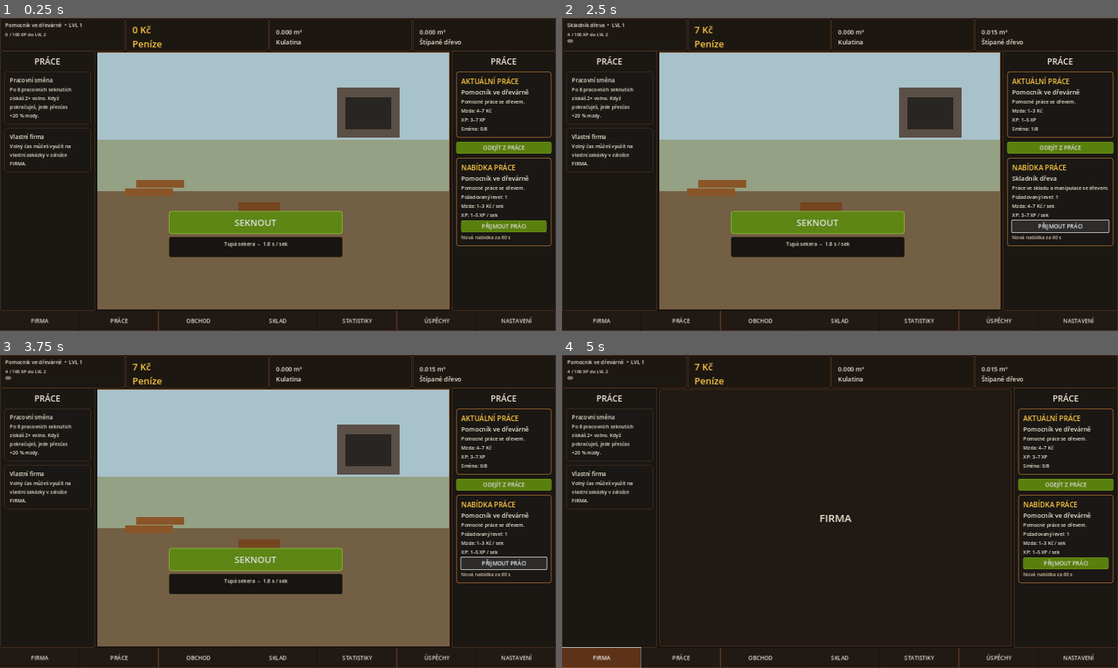
Above: before the commit, frames 1-4 (two rows, left to right).
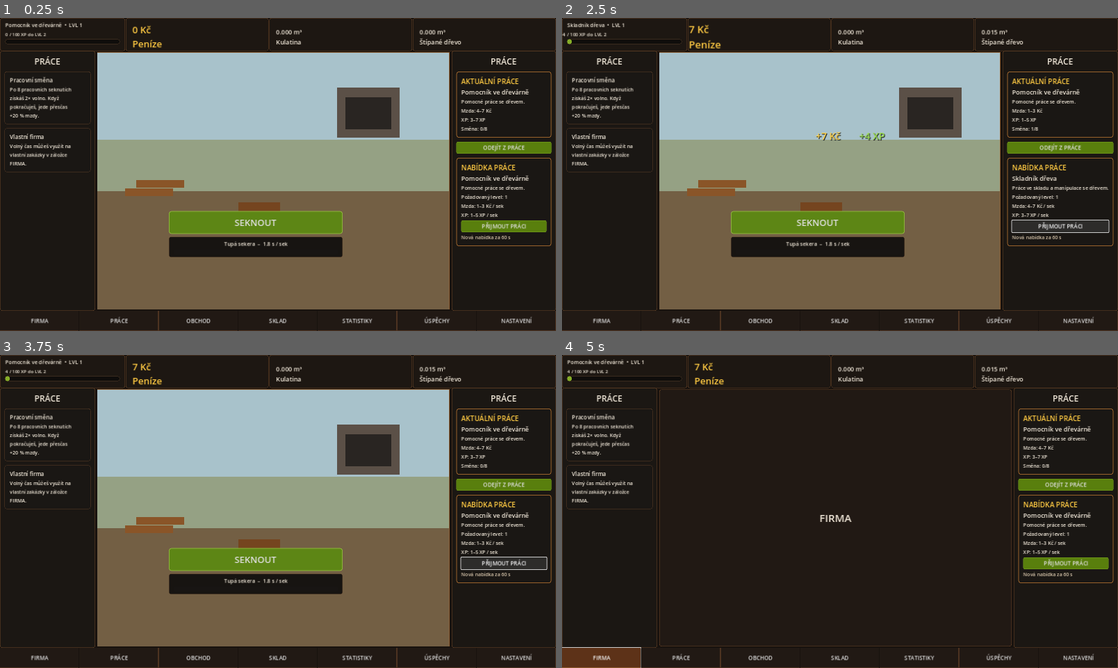
Above: after the commit, the same moments.

Repository: welewan-code/Lumberjack-John
Game: Godot game, scene res://Main.tscn
Same seed, same stepped clock (60 frames per second), same inputs: the game is played once before the commit and once after it.
Inputs:
- Up to frame 1 (0.25 s): no input
- Up to frame 2 (2.5 s): click "SEKNOUT" at 0.5 s; click "ODEJÍT Z PRÁCE" at 1.25 s; click "PŘIJMOUT PRÁCI" at 2 s
- Up to frame 3 (3.75 s): click "ODEJÍT Z PRÁCE" at 2.75 s; click "PŘIJMOUT PRÁCI" at 3.5 s
- Up to frame 4 (5 s): click "FIRMA" at 4.25 s

The runs differ from the first frame. In frame 1, less than 0.1% of the frame differs, in the area x 0-22%, y 6-9%; in frame 2, 0.5%, in the area x 0-59%, y 2-40%; in frame 3, 0.1%; in frame 4, 0.1%.
Error in both runs: Left operand of 'is' is a previously freed instance. (res://work_rewards.gd:32)

Commit message:
Add chop animation, reward popups and XP progress styling

Diff:
--- a/work_rewards.gd
+++ b/work_rewards.gd
@@ -49,9 +49,12 @@
 	var main := get_tree().current_scene
 	if main == null:
 		return
+
 	reward_pending = true
 	var duration: float = float(main.call("axe_time"))
+	_play_chop_animation(main, duration)
 	await get_tree().create_timer(duration + 0.05).timeout
+
 	main = get_tree().current_scene
 	if main != null:
 		var state_value = main.get("state")
@@ -61,8 +64,10 @@
 			if not JOBS.has(job_id):
 				job_id = "helper"
 			var job: Dictionary = JOBS[job_id]
-			state["money"] = float(state.get("money", 0.0)) + randi_range(int(job["pay_min"]), int(job["pay_max"]))
-			state["xp"] = int(state.get("xp", 0)) + randi_range(int(job["xp_min"]), int(job["xp_max"]))
+			var pay: int = randi_range(int(job["pay_min"]), int(job["pay_max"]))
+			var xp_gain: int = randi_range(int(job["xp_min"]), int(job["xp_max"]))
+			state["money"] = float(state.get("money", 0.0)) + pay
+			state["xp"] = int(state.get("xp", 0)) + xp_gain
 			state["work_clicks"] = int(state.get("work_clicks", 0)) + 1
 			state["level"] = level_from_xp(int(state["xp"]))
 			main.set("state", state)
@@ -70,7 +75,94 @@
 			main.call("save_game")
 			_refresh_xp_bar(main)
 			_refresh_work_ui(main)
+			_spawn_reward_feedback(main, pay, xp_gain)
 	reward_pending = false
+
+func _play_chop_animation(main: Node, duration: float) -> void:
+	var player := _find_player_texture(main)
+	if player == null:
+		return
+
+	var prefix: String = "player_wood_"
+	var state_value = main.get("state")
+	if state_value is Dictionary and str((state_value as Dictionary).get("equipped_axe", "wooden")) == "sharpened":
+		prefix = "player_sharp_"
+
+	var frames: Array[Texture2D] = []
+	for i in range(1, 5):
+		var path: String = "res://assets/characters/%s%d.png" % [prefix, i]
+		if ResourceLoader.exists(path):
+			var resource := ResourceLoader.load(path)
+			if resource is Texture2D:
+				frames.append(resource as Texture2D)
+
+	if frames.size() < 2:
+		return
+
+	player.texture = frames[mini(1, frames.size() - 1)]
+	await get_tree().create_timer(duration * 0.32).timeout
+	if not is_instance_valid(player):
+		return
+	player.texture = frames[mini(2, frames.size() - 1)]
+	await get_tree().create_timer(duration * 0.28).timeout
+	if not is_instance_valid(player):
+		return
+	player.texture = frames[mini(3, frames.size() - 1)]
+	await get_tree().create_timer(duration * 0.40).timeout
+	if is_instance_valid(player):
+		player.texture = frames[0]
+
+func _find_player_texture(root: Node) -> TextureRect:
+	for node in _all_nodes(root):
+		if node is TextureRect:
+			var texture_rect := node as TextureRect
+			if texture_rect.texture != null:
+				var path: String = texture_rect.texture.resource_path
+				if path.contains("player_wood_") or path.contains("player_sharp_"):
+					return texture_rect
+	return null
+
+func _spawn_reward_feedback(main: Node, pay: int, xp_gain: int) -> void:
+	if not (main is Control):
+		return
+	var root := main as Control
+	var viewport_size: Vector2 = root.get_viewport().get_visible_rect().size
+	var base_pos := Vector2(viewport_size.x * 0.50, viewport_size.y * 0.37)
+
+	_spawn_float_label(root, "+%d Kč" % pay, base_pos + Vector2(-70, 0), Color("#ffd24a"))
+	_spawn_float_label(root, "+%d XP" % xp_gain, base_pos + Vector2(55, 0), Color("#9ddf52"))
+
+	_pulse_label(main.get("money_label"))
+	_pulse_label(main.get("xp_label"))
+
+func _spawn_float_label(parent: Control, text_value: String, start_pos: Vector2, color: Color) -> void:
+	var label := Label.new()
+	label.text = text_value
+	label.position = start_pos
+	label.z_index = 100
+	label.mouse_filter = Control.MOUSE_FILTER_IGNORE
+	label.add_theme_font_size_override("font_size", 28)
+	label.add_theme_color_override("font_color", color)
+	label.add_theme_color_override("font_shadow_color", Color(0, 0, 0, 0.75))
+	label.add_theme_constant_override("shadow_offset_x", 2)
+	label.add_theme_constant_override("shadow_offset_y", 2)
+	parent.add_child(label)
+
+	var tween := parent.create_tween()
+	tween.set_parallel(true)
+	tween.tween_property(label, "position", start_pos + Vector2(0, -75), 0.90).set_trans(Tween.TRANS_QUAD).set_ease(Tween.EASE_OUT)
+	tween.tween_property(label, "modulate:a", 0.0, 0.90).set_trans(Tween.TRANS_QUAD).set_ease(Tween.EASE_IN)
+	tween.set_parallel(false)
+	tween.tween_callback(label.queue_free)
+
+func _pulse_label(value) -> void:
+	if not (value is Control):
+		return
+	var control := value as Control
+	control.pivot_offset = control.size * 0.5
+	var tween := control.create_tween()
+	tween.tween_property(control, "scale", Vector2(1.10, 1.10), 0.10)
+	tween.tween_property(control, "scale", Vector2.ONE, 0.16)
 
 func level_from_xp(xp: int) -> int:
 	var result: int = 1
@@ -150,6 +242,20 @@
 			if child is ProgressBar:
 				xp_bar = child as ProgressBar
 				break
+
+	if xp_bar != null:
+		xp_bar.custom_minimum_size.y = 14
+		var bg := StyleBoxFlat.new()
+		bg.bg_color = Color("#0f0d0b")
+		bg.border_color = Color("#5b422c")
+		bg.set_border_width_all(1)
+		bg.set_corner_radius_all(6)
+		var fill := StyleBoxFlat.new()
+		fill.bg_color = Color("#86ad28")
+		fill.set_corner_radius_all(6)
+		xp_bar.add_theme_stylebox_override("background", bg)
+		xp_bar.add_theme_stylebox_override("fill", fill)
+
 	if level >= 10:
 		xp_label.text = "%d XP  •  LVL 10 MAX" % total_xp
 		if xp_bar != null:
@@ -157,6 +263,7 @@
 			xp_bar.max_value = 1.0
 			xp_bar.value = 1.0
 		return
+
 	var current_floor: int = LEVEL_TOTAL_XP[level]
 	var next_total: int = LEVEL_TOTAL_XP[level + 1]
 	var gained_this_level: int = total_xp - current_floor
